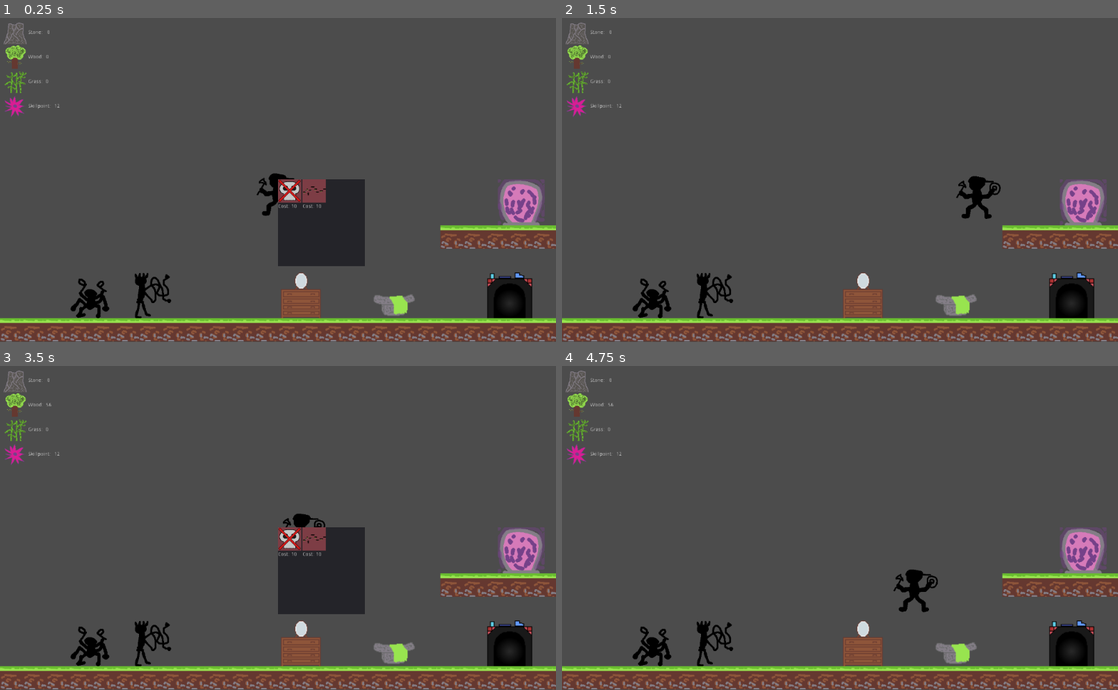
Above: before the commit, frames 1-4 (two rows, left to right).
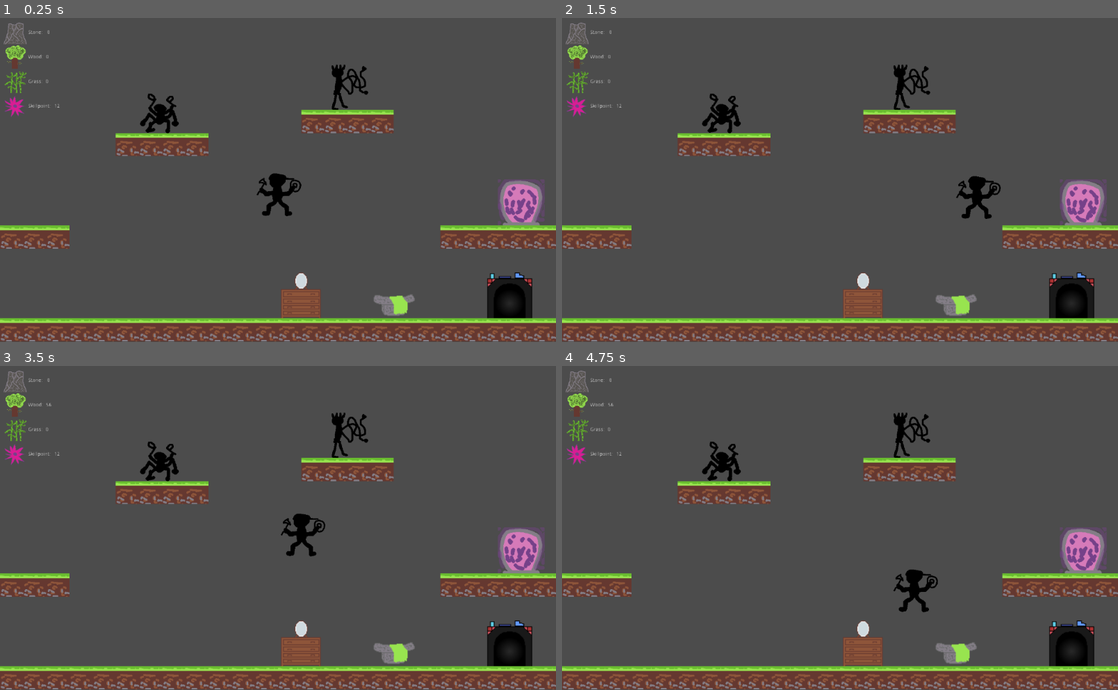
Above: after the commit, the same moments.

Repository: judo347/Project-GatheringPlatform
Game: Godot game, scene res://gamefiles/scenes/World.tscn
Two runs of this game, one before a commit and one after it. Both use one fixed random seed, a clock stepped at 60 frames per second and the inputs below.
Inputs (mouse positions are in pixels of both pictures, inside the frame that each line leads up to):
- Up to frame 1 (0.25 s): no input
- Up to frame 2 (1.5 s): move the mouse to (962, 163) at 0.52 s; hold Right (ui_right) from 0.53 s (still down); click (962, 163) at 0.6 s; tap Up (ui_up) at 0.77 s; move the mouse to (728, 196) at 1.27 s; click (728, 196) at 1.35 s
- Up to frame 3 (3.5 s): tap Up (ui_up) at 1.52, 3.02 s; move the mouse to (333, 456) at 2.02 s; release Right (ui_right) at 2.03 s; hold Left (ui_left) 2.03-2.78 s; click (333, 456) at 2.1 s; move the mouse to (250, 592) at 2.77 s; hold Right (ui_right) from 2.78 s (still down); click (250, 592) at 2.85 s
- Up to frame 4 (4.75 s): move the mouse to (1006, 576) at 3.52 s; click (1006, 576) at 3.6 s; tap Up (ui_up) at 3.77, 4.52 s; move the mouse to (673, 479) at 4.27 s; release Right (ui_right) at 4.28 s; hold Left (ui_left) from 4.28 s (still down); click (673, 479) at 4.35 s

The runs differ from the first frame. In frame 1, 8.9% of the frame differs, in the area x 0-71%, y 14-93%; in frame 2, 4.7%; in frame 3, 8.9%; in frame 4, 4.7%.

Commit message:
Added on char selection, so the de-selected char moves back to their slot. Materials collected in levels are now kept seperate before player leaves level.

Diff:
--- a/Project-Gathering Platform/gamefiles/scenes/GeneratedLevelTemplate.tscn
+++ b/Project-Gathering Platform/gamefiles/scenes/GeneratedLevelTemplate.tscn
@@ -1,9 +1,13 @@
-[gd_scene load_steps=6 format=2]
+[gd_scene load_steps=10 format=2]
 
 [ext_resource path="res://gamefiles/scripts/level_generator.gd" type="Script" id=1]
 [ext_resource path="res://gamefiles/tilesets/tileset02.tres" type="TileSet" id=2]
 [ext_resource path="res://gamefiles/scenes/Player.tscn" type="PackedScene" id=3]
-[ext_resource path="res://gamefiles/scripts/Killzone.gd" type="Script" id=4]
+[ext_resource path="res://gamefiles/scripts/PermanentUILevel.gd" type="Script" id=4]
+[ext_resource path="res://resources/01/Material002.png" type="Texture" id=5]
+[ext_resource path="res://resources/01/Material003.png" type="Texture" id=6]
+[ext_resource path="res://resources/01/Material001.png" type="Texture" id=7]
+[ext_resource path="res://gamefiles/scripts/Killzone.gd" type="Script" id=8]
 
 [sub_resource type="LineShape2D" id=1]
 
@@ -15,7 +19,6 @@
 format = 1
 
 [node name="Player" parent="." instance=ExtResource( 3 )]
-editor/display_folded = true
 
 [node name="Camera2D" type="Camera2D" parent="Player"]
 position = Vector2( -64, -128 )
@@ -24,7 +27,106 @@
 drag_margin_top = 1.0
 drag_margin_bottom = 1.0
 
+[node name="PermanentUI" type="Node2D" parent="Player/Camera2D"]
+position = Vector2( -1024, -598 )
+script = ExtResource( 4 )
+__meta__ = {
+"_edit_group_": true
+}
+
+[node name="MarginContainer" type="MarginContainer" parent="Player/Camera2D/PermanentUI"]
+margin_left = 10.0
+margin_top = 10.0
+margin_right = 10.0
+margin_bottom = 10.0
+
+[node name="HBoxContainer" type="HBoxContainer" parent="Player/Camera2D/PermanentUI/MarginContainer"]
+margin_right = 128.0
+margin_bottom = 218.0
+
+[node name="InfoBars" type="VBoxContainer" parent="Player/Camera2D/PermanentUI/MarginContainer/HBoxContainer"]
+margin_right = 128.0
+margin_bottom = 218.0
+
+[node name="Label" type="Label" parent="Player/Camera2D/PermanentUI/MarginContainer/HBoxContainer/InfoBars"]
+margin_right = 128.0
+margin_bottom = 14.0
+text = "Collected materials:"
+
+[node name="BarStone" type="HBoxContainer" parent="Player/Camera2D/PermanentUI/MarginContainer/HBoxContainer/InfoBars"]
+margin_top = 18.0
+margin_right = 128.0
+margin_bottom = 82.0
+
+[node name="TextureRect" type="TextureRect" parent="Player/Camera2D/PermanentUI/MarginContainer/HBoxContainer/InfoBars/BarStone"]
+margin_right = 64.0
+margin_bottom = 64.0
+texture = ExtResource( 5 )
+
+[node name="Label" type="Label" parent="Player/Camera2D/PermanentUI/MarginContainer/HBoxContainer/InfoBars/BarStone"]
+margin_left = 68.0
+margin_top = 25.0
+margin_right = 112.0
+margin_bottom = 39.0
+text = "Stone: "
+
+[node name="Value" type="Label" parent="Player/Camera2D/PermanentUI/MarginContainer/HBoxContainer/InfoBars/BarStone"]
+margin_left = 116.0
+margin_top = 25.0
+margin_right = 123.0
+margin_bottom = 39.0
+text = "x"
+
+[node name="BarWood" type="HBoxContainer" parent="Player/Camera2D/PermanentUI/MarginContainer/HBoxContainer/InfoBars"]
+margin_top = 86.0
+margin_right = 128.0
+margin_bottom = 150.0
+
+[node name="TextureRect" type="TextureRect" parent="Player/Camera2D/PermanentUI/MarginContainer/HBoxContainer/InfoBars/BarWood"]
+margin_right = 64.0
+margin_bottom = 64.0
+texture = ExtResource( 6 )
+
+[node name="Label" type="Label" parent="Player/Camera2D/PermanentUI/MarginContainer/HBoxContainer/InfoBars/BarWood"]
+margin_left = 68.0
+margin_top = 25.0
+margin_right = 113.0
+margin_bottom = 39.0
+text = "Wood: "
+
+[node name="Value" type="Label" parent="Player/Camera2D/PermanentUI/MarginContainer/HBoxContainer/InfoBars/BarWood"]
+margin_left = 117.0
+margin_top = 25.0
+margin_right = 124.0
+margin_bottom = 39.0
+text = "x"
+
+[node name="BarGrass" type="HBoxContainer" parent="Player/Camera2D/PermanentUI/MarginContainer/HBoxContainer/InfoBars"]
+margin_top = 154.0
+margin_right = 128.0
+margin_bottom = 218.0
+
+[node name="TextureRect" type="TextureRect" parent="Player/Camera2D/PermanentUI/MarginContainer/HBoxContainer/InfoBars/BarGrass"]
+margin_right = 64.0
+margin_bottom = 64.0
+texture = ExtResource( 7 )
+
+[node name="Label" type="Label" parent="Player/Camera2D/PermanentUI/MarginContainer/HBoxContainer/InfoBars/BarGrass"]
+margin_left = 68.0
+margin_top = 25.0
+margin_right = 112.0
+margin_bottom = 39.0
+text = "Grass: "
+
+[node name="Value" type="Label" parent="Player/Camera2D/PermanentUI/MarginContainer/HBoxContainer/InfoBars/BarGrass"]
+margin_left = 116.0
+margin_top = 25.0
+margin_right = 123.0
+margin_bottom = 39.0
+text = "x"
+
 [node name="Killzone_ground" type="Area2D" parent="."]
+editor/display_folded = true
 position = Vector2( 4256, 640 )
 __meta__ = {
 "_edit_group_": true
--- a/Project-Gathering Platform/gamefiles/scenes/World.tscn
+++ b/Project-Gathering Platform/gamefiles/scenes/World.tscn
@@ -31,6 +31,7 @@
 [ext_resource path="res://resources/01/UniqueAbilities_worldFlip001.png" type="Texture" id=29]
 [ext_resource path="res://gamefiles/scripts/PermanentUIManager.gd" type="Script" id=30]
 [ext_resource path="res://gamefiles/scripts/AchievementManager.gd" type="Script" id=31]
+[ext_resource path="res://gamefiles/scripts/CharPathFinding.gd" type="Script" id=32]
 
 [sub_resource type="RectangleShape2D" id=1]
 extents = Vector2( 64, 32 )
@@ -38,20 +39,45 @@
 [sub_resource type="RectangleShape2D" id=2]
 extents = Vector2( 64, 64 )
 
+[sub_resource type="RectangleShape2D" id=3]
+extents = Vector2( 64, 64 )
+
+[sub_resource type="RectangleShape2D" id=4]
+extents = Vector2( 832, 32 )
+
+[sub_resource type="RectangleShape2D" id=5]
+extents = Vector2( 32, 448 )
+
+[sub_resource type="RectangleShape2D" id=6]
+extents = Vector2( 32, 32 )
+
 [sub_resource type="RectangleShape2D" id=7]
 extents = Vector2( 64, 64 )
 
-[sub_resource type="RectangleShape2D" id=3]
-extents = Vector2( 832, 32 )
-
-[sub_resource type="RectangleShape2D" id=4]
-extents = Vector2( 32, 448 )
-
-[sub_resource type="RectangleShape2D" id=5]
-extents = Vector2( 32, 32 )
-
-[sub_resource type="RectangleShape2D" id=6]
-extents = Vector2( 64, 64 )
+[sub_resource type="Curve2D" id=8]
+_data = {
+"points": PoolVector2Array( 0, 0, 0, 0, -672, 64, 0, 0, 0, 0, -576, 64, -28.1294, 35.1618, 28.1294, -35.1618, -544, -128, 0, 0, 0, 0, -448, -192, 0, 0, 0, 0, -320, -192, 0, 0, 0, 0, -192, -192, -42.1942, 0, 42.1942, 0, -96, -256, 0, 0, 0, 0, 64, -256, 0, 0, 0, 0, 192, -256 )
+}
+
+[sub_resource type="Curve2D" id=9]
+_data = {
+"points": PoolVector2Array( 0, 0, 0, 0, 192, -256, 0, 0, 0, 0, 64, -256, 62.5773, 1.36038, -62.5773, -1.36038, 0, -320, 0, 0, 0, 0, -192, -192, 0, 0, 0, 0, -448, -192, 68.0188, -12.2434, -68.0188, 12.2434, -512, -256, 0, 0, 0, 0, -576, 64, 0, 0, 0, 0, -672, 64 )
+}
+
+[sub_resource type="Curve2D" id=10]
+_data = {
+"points": PoolVector2Array( 0, 0, 0, 0, -672, 64, 0, 0, 0, 0, -576, 64, -34.0094, 40.8113, 34.0094, -40.8113, -544, -128, 0, 0, 0, 0, -448, -192, 0, 0, 0, 0, -320, -192 )
+}
+
+[sub_resource type="Curve2D" id=11]
+_data = {
+"points": PoolVector2Array( 0, 0, 0, 0, 192, -256, 0, 0, 0, 0, 64, -256, 74.8207, -25.8471, -74.8207, 25.8471, -64, -320, 0, 0, 0, 0, -192, -192, 0, 0, 0, 0, -320, -192 )
+}
+
+[sub_resource type="Curve2D" id=12]
+_data = {
+"points": PoolVector2Array( 0, 0, 0, 0, -320, -192, 0, 0, 0, 0, -448, -192, 43.7129, -58.7863, -43.7129, 58.7863, -544, -256, 0, 0, 0, 0, -576, 64, 0, 0, 0, 0, -672, 64 )
+}
 
 [node name="World" type="Node"]
 
@@ -60,6 +86,7 @@
 zoom = Vector2( 1.5, 1.5 )
 
 [node name="Benches" type="Node" parent="."]
+editor/display_folded = true
 script = ExtResource( 1 )
 
 [node name="Converter" type="Area2D" parent="Benches"]
@@ -112,65 +139,66 @@
 
 [node name="Bottom" type="CollisionShape2D" parent="OutOfBounds/StaticBody2D"]
 position = Vector2( 0, 480 )
-shape = SubResource( 3 )
+shape = SubResource( 4 )
 
 [node name="Left" type="CollisionShape2D" parent="OutOfBounds/StaticBody2D"]
 position = Vector2( -800, 0 )
-shape = SubResource( 4 )
+shape = SubResource( 5 )
 
 [node name="Right" type="CollisionShape2D" parent="OutOfBounds/StaticBody2D"]
 position = Vector2( 800, 0 )
-shape = SubResource( 4 )
+shape = SubResource( 5 )
 
 [node name="Top" type="CollisionShape2D" parent="OutOfBounds/StaticBody2D"]
 position = Vector2( 0, -480 )
-shape = SubResource( 3 )
+shape = SubResource( 4 )
 
 [node name="CharacterSelection" type="Node2D" parent="."]
 editor/display_folded = true
 script = ExtResource( 9 )
 
 [node name="Slot1" type="Area2D" parent="CharacterSelection"]
-position = Vector2( -672, 320 )
+editor/display_folded = true
+position = Vector2( -672, 64 )
 __meta__ = {
 "_edit_group_": true
 }
 
 [node name="CollisionShape2D" type="CollisionShape2D" parent="CharacterSelection/Slot1"]
 scale = Vector2( 2, 2 )
-shape = SubResource( 5 )
+shape = SubResource( 6 )
 
 [node name="Sprite" type="Sprite" parent="CharacterSelection/Slot1"]
 texture = ExtResource( 10 )
 
 [node name="Slot2" type="Area2D" parent="CharacterSelection"]
-position = Vector2( -512, 320 )
+editor/display_folded = true
+position = Vector2( -320, -192 )
 __meta__ = {
 "_edit_group_": true
 }
 
 [node name="CollisionShape2D" type="CollisionShape2D" parent="CharacterSelection/Slot2"]
 scale = Vector2( 2, 2 )
-shape = SubResource( 5 )
+shape = SubResource( 6 )
 
 [node name="Sprite" type="Sprite" parent="CharacterSelection/Slot2"]
 texture = ExtResource( 11 )
 
 [node name="Slot3" type="Area2D" parent="CharacterSelection"]
-position = Vector2( -352, 320 )
+position = Vector2( 192, -256 )
 __meta__ = {
 "_edit_group_": true
 }
 
 [node name="CollisionShape2D" type="CollisionShape2D" parent="CharacterSelection/Slot3"]
 scale = Vector2( 2, 2 )
-shape = SubResource( 5 )
+shape = SubResource( 6 )
 
 [node name="Sprite" type="Sprite" parent="CharacterSelection/Slot3"]
 texture = ExtResource( 12 )
 
 [node name="Portal" type="Area2D" parent="."]
-editor/display_folded = true
 position = Vector2( 672, 64 )
 script = ExtResource( 13 )
 __meta__ = {
@@ -181,14 +209,15 @@
 texture = ExtResource( 14 )
 
 [node name="CollisionShape2D" type="CollisionShape2D" parent="Portal"]
-shape = SubResource( 6 )
+shape = SubResource( 7 )
 
 [node name="TileMap" type="TileMap" parent="."]
 tile_set = ExtResource( 15 )
 format = 1
-tile_data = PoolIntArray( 131079, 0, 0, 131080, 0, 0, 131081, 0, 0 …(366 unchanged characters)…
+tile_data = PoolIntArray( -196607, 0, 0, -196606, 0, 0, -196605, 0, 0, -196604, 0, 0, -65543, 0, 0, -65542, 0, 0, -65541, 0, 0, -65540, 0, 0, 196596, 0, 0, 196597, 0, 0, 196598, 0, 0, 131079, 0, 0, 131080, 0, 0, 131081, 0, 0 …(366 unchanged characters)…
 
 [node name="UImaster" type="Node" parent="."]
+editor/display_folded = true
 script = ExtResource( 16 )
 
 [node name="MaterialConverter" type="Panel" parent="UImaster"]
@@ -313,6 +342,8 @@
 texture = ExtResource( 20 )
 
 [node name="CharModder" type="Panel" parent="UImaster"]
+editor/display_folded = true
+visible = false
 margin_right = 240.0
 margin_bottom = 240.0
 script = ExtResource( 23 )
@@ -375,6 +406,8 @@
 text = "Cost: x"
 
 [node name="UniqueAbilities" type="Panel" parent="UImaster"]
+editor/display_folded = true
+visible = false
 margin_right = 240.0
 margin_bottom = 240.0
 script = ExtResource( 27 )
@@ -437,12 +470,10 @@
 text = "Cost: x"
 
 [node name="PermanentUI" type="Node2D" parent="UImaster"]
-editor/display_folded = true
 position = Vector2( -768, -448 )
 script = ExtResource( 30 )
 
 [node name="MarginContainer" type="MarginContainer" parent="UImaster/PermanentUI"]
-editor/display_folded = true
 margin_left = 10.0
 margin_top = 10.0
 margin_right = 10.0
@@ -563,6 +594,80 @@
 margin_bottom = 896.0
 
 [node name="VBoxContainer" type="VBoxContainer" parent="UImaster/UIFullscreens/AchievementMenu/ScrollContainer"]
+
+[node name="CharPathFinding" type="Node" parent="."]
+script = ExtResource( 32 )
+
+[node name="Slot1To3" type="Path2D" parent="CharPathFinding"]
+curve = SubResource( 8 )
+
+[node name="PathFollow2D" type="PathFollow2D" parent="CharPathFinding/Slot1To3"]
+position = Vector2( -672, 64 )
+rotate = false
+loop = false
+
+[node name="Sprite" type="Sprite" parent="CharPathFinding/Slot1To3/PathFollow2D"]
+visible = false
+texture = ExtResource( 12 )
+
+[node name="Slot3To1" type="Path2D" parent="CharPathFinding"]
+curve = SubResource( 9 )
+
+[node name="PathFollow2D" type="PathFollow2D" parent="CharPathFinding/Slot3To1"]
+position = Vector2( 192, -256 )
+rotation = 3.14159
+rotate = false
+loop = false
+
+[node name="Sprite" type="Sprite" parent="CharPathFinding/Slot3To1/PathFollow2D"]
+visible = false
+texture = ExtResource( 10 )
+
+[node name="Slot1To2" type="Path2D" parent="CharPathFinding"]
+curve = SubResource( 10 )
+
+[node name="PathFollow2D" type="PathFollow2D" parent="CharPathFinding/Slot1To2"]
+position = Vector2( -672, 64 )
+rotate = false
+loop = false
+
+[node name="Sprite" type="Sprite" parent="CharPathFinding/Slot1To2/PathFollow2D"]
+visible = false
+texture = ExtResource( 11 )
+
+[node name="Slot3To2" type="Path2D" parent="CharPathFinding"]
+curve = SubResource( 11 )
+
+[node name="PathFollow2D" type="PathFollow2D" parent="CharPathFinding/Slot3To2"]
+position = Vector2( 192, -256 )
+rotate = false
+loop = false
+
+[node name="Sprite" type="Sprite" parent="CharPathFinding/Slot3To2/PathFollow2D"]
+visible = false
+texture = ExtResource( 11 )
+
+[node name="Slot2To1" type="Path2D" parent="CharPathFinding"]
+curve = SubResource( 12 )
+
+[node name="PathFollow2D" type="PathFollow2D" parent="CharPathFinding/Slot2To1"]
+position = Vector2( -320, -192 )
+rotate = false
+loop = false
+
+[node name="Sprite" type="Sprite" parent="CharPathFinding/Slot2To1/PathFollow2D"]
+visible = false
+texture = ExtResource( 10 )
+
+[node name="Slot2To3" type="Path2D" parent="CharPathFinding"]
+
+[node name="PathFollow2D" type="PathFollow2D" parent="CharPathFinding/Slot2To3"]
+position = Vector2( -320, -192 )
+rotate = false
+loop = false
+
+[node name="Sprite" type="Sprite" parent="CharPathFinding/Slot2To3/PathFollow2D"]
+visible = false
 [connection signal="body_entered" from="CharacterSelection/Slot1" to="CharacterSelection" method="_on_Area2D_body_entered" binds= [ 1 ]]
 [connection signal="body_exited" from="CharacterSelection/Slot1" to="CharacterSelection" method="_on_Area2D_body_exited" binds= [ 1 ]]
 [connection signal="body_entered" from="CharacterSelection/Slot2" to="CharacterSelection" method="_on_Area2D_body_entered" binds= [ 2 ]]
--- /dev/null
+++ b/Project-Gathering Platform/gamefiles/scripts/CharPathFinding.gd
@@ -0,0 +1,43 @@
+extends Node
+
+const MOVEMENT_SPEED = 350
+var current_moving_pathFollow2D = null
+var current_moving_char_id = null
+
+# Called when the node enters the scene tree for the first time.
+func _ready():
+	pass # Replace with function body.
+
+func _process(delta):
+	if current_moving_pathFollow2D != null:
+		# Has it reached end of path?
+		if current_moving_pathFollow2D.get_unit_offset() > 0.99: # Done moving
+			current_moving_pathFollow2D.get_node("Sprite").visible = false
+			match current_moving_char_id:
+				1: get_parent().get_node("CharacterSelection/Slot1/Sprite").show()
+				2: get_parent().get_node("CharacterSelection/Slot2/Sprite").show()
+				3: get_parent().get_node("CharacterSelection/Slot3/Sprite").show()
+			current_moving_pathFollow2D.set_offset(0)
+			current_moving_pathFollow2D = null
+			current_moving_char_id = null
+		else:
+			current_moving_pathFollow2D.set_offset(current_moving_pathFollow2D.get_offset() + MOVEMENT_SPEED * delta)
+
+func move_char(from, to):
+
+	var path
+	current_moving_char_id = to
+
+	match from:
+		1: match to:
+			2: path = get_node("Slot1To2")
+			3: path = get_node("Slot1To3")
+		2: match to:
+			1: path = get_node("Slot2To1")
+			3: path = get_node("Slot2To3")
+		3: match to:
+			1: path = get_node("Slot3To1")
+			2: path = get_node("Slot3To2")
+
+	path.get_node("PathFollow2D/Sprite").show()
+	current_moving_pathFollow2D = path.get_node("PathFollow2D")
--- a/Project-Gathering Platform/gamefiles/scripts/CharacterSelectionManager.gd
+++ b/Project-Gathering Platform/gamefiles/scripts/CharacterSelectionManager.gd
@@ -12,8 +12,6 @@
 		enums.CharacterEnum.ONE: get_node("Slot1/Sprite").hide()
 		enums.CharacterEnum.TWO: get_node("Slot2/Sprite").hide()
 		enums.CharacterEnum.THREE: get_node("Slot3/Sprite").hide()
-
-	pass # Replace with function body.
 
 func _on_Area2D_body_entered(body, extra_arg_0):
 
--- a/Project-Gathering Platform/gamefiles/scripts/Killzone.gd
+++ b/Project-Gathering Platform/gamefiles/scripts/Killzone.gd
@@ -9,6 +9,6 @@
 	# get_parent().get_parent().get_node("Player").queue_free()
 
 	# Death penalty
-	playerInventory.trigger_deathPenalty()
+	playerInventory.collect_materials(false)
 
 	get_tree().change_scene("gamefiles/scenes/World.tscn")
--- a/Project-Gathering Platform/gamefiles/scripts/Material.gd
+++ b/Project-Gathering Platform/gamefiles/scripts/Material.gd
@@ -19,6 +19,7 @@
 	for body in bodies:
 		if body.name == "Player":
 			# Player is touching material
-			playerInventory.add_material(material_type, material_amount)
+			playerInventory.add_collected_material(material_type, material_amount)
+			get_parent().get_parent().get_node("Player/Camera2D/PermanentUI").update_labels()
 			print("Added material to player inventory") # TODO replace with functionality
 			queue_free()
--- /dev/null
+++ b/Project-Gathering Platform/gamefiles/scripts/PermanentUILevel.gd
@@ -0,0 +1,29 @@
+extends Node2D
+
+var label_wood_value = null
+var label_stone_value = null
+var label_grass_value = null
+
+# Called when the node enters the scene tree for the first time.
+func _ready():
+	label_grass_value = get_node("MarginContainer/HBoxContainer/InfoBars/BarGrass/Value")
+	label_stone_value = get_node("MarginContainer/HBoxContainer/InfoBars/BarStone/Value")
+	label_wood_value = get_node("MarginContainer/HBoxContainer/InfoBars/BarWood/Value")
+
+	update_labels()
+
+func update_labels():
+	set_material_label_values(playerInventory.material_wood_count_level_collected,
+								playerInventory.material_grass_count_level_collected,
+								playerInventory.material_stone_count_level_collected)
+
+func set_material_label_values(amount_wood, amount_grass, amount_stone):
+	set_material_label_value(enums.MaterialEnum.GRASS, amount_grass)
+	set_material_label_value(enums.MaterialEnum.WOOD, amount_wood)
+	set_material_label_value(enums.MaterialEnum.STONE, amount_stone)
+
+func set_material_label_value(type, amount):
+	match type:
+		enums.MaterialEnum.GRASS: label_grass_value.text = str(amount)
+		enums.MaterialEnum.WOOD: label_wood_value.text = str(amount)
+		enums.MaterialEnum.STONE: label_stone_value.text = str(amount)
--- a/Project-Gathering Platform/gamefiles/scripts/autoload/playerInventory.gd
+++ b/Project-Gathering Platform/gamefiles/scripts/autoload/playerInventory.gd
@@ -3,6 +3,10 @@
 var material_grass_count = 0
 var material_wood_count = 0
 var material_stone_count = 0
+
+var material_grass_count_level_collected = 0
+var material_wood_count_level_collected = 0
+var material_stone_count_level_collected = 0
 
 var skillpoints = 12 #TODO DEBUG: default = 0
 
@@ -30,21 +34,41 @@
 
 	debug_print() # TODO temp debugging
 
-func trigger_deathPenalty():
-	if playerData.is_noDeathPenalty_enabled:
-		return
+func add_collected_material(type, amount):
+	match type:
+		enums.MaterialEnum.GRASS:
+			material_grass_count_level_collected += amount
+		enums.MaterialEnum.STONE:
+			material_stone_count_level_collected += amount
+		enums.MaterialEnum.WOOD:
+			material_wood_count_level_collected += amount
 
-	var keep_percent = ((100 - float(global_variables.death_penalty_percent)) / 100)
+# Called on transfer from level to homebase
+func collect_materials(isLevelCompleted):
+	if isLevelCompleted || playerData.is_noDeathPenalty_enabled:
+		material_grass_count += material_grass_count_level_collected
+		material_stone_count += material_stone_count_level_collected
+		material_wood_count += material_wood_count_level_collected
 
-	print("Death penalty triggered!")
-	print("Keep % = ", keep_percent)
+	else:
+		var keep_percent = ((100 - float(global_variables.death_penalty_percent)) / 100)
+		material_grass_count += floor(material_grass_count_level_collected * keep_percent)
+		material_stone_count += floor(material_stone_count_level_collected * keep_percent)
+		material_wood_count += floor(material_wood_count_level_collected * keep_percent)
 
-	material_grass_count = material_grass_count * keep_percent
-	material_stone_count = material_stone_count * keep_percent
-	material_wood_count = material_wood_count * keep_percent
+	reset_collected_materials()
+
+func reset_collected_materials():
+	material_grass_count_level_collected = 0
+	material_wood_count_level_collected = 0
+	material_stone_count_level_collected = 0
 
 func debug_print():
 	print("Player inventory report:")
 	print("Grass amount: ", material_grass_count)
 	print("Wood amount: ", material_wood_count)
 	print("Stone amount: ", material_stone_count)
+	print("Player collected  report:")
+	print("Grass amount: ", material_grass_count_level_collected)
+	print("Wood amount: ", material_wood_count_level_collected)
+	print("Stone amount: ", material_stone_count_level_collected)
--- a/Project-Gathering Platform/gamefiles/scripts/autoload/utilities.gd
+++ b/Project-Gathering Platform/gamefiles/scripts/autoload/utilities.gd
@@ -6,3 +6,9 @@
 
 	return (randi()%(val_max-val_min+1))+val_min
 	# return (randi()%(val_max+1))+val_min
+
+func character_enum_to_int(type):
+	match type:
+		enums.CharacterEnum.ONE: return 1
+		enums.CharacterEnum.TWO: return 2
+		enums.CharacterEnum.THREE: return 3
--- a/Project-Gathering Platform/gamefiles/scripts/playerKinematicBody.gd
+++ b/Project-Gathering Platform/gamefiles/scripts/playerKinematicBody.gd
@@ -117,14 +117,22 @@
 
 func change_character(type):
 
+	var charPathFind_int_to = utilities.character_enum_to_int(playerData.currentCharacter)
+	var chatPathFind_int_from = utilities.character_enum_to_int(type)
+
 	# Place the de-seleted char back into its slot
-	match playerData.currentCharacter:
-		enums.CharacterEnum.ONE:
-			get_parent().get_node("CharacterSelection/Slot1/Sprite").show()
-		enums.CharacterEnum.TWO:
-			get_parent().get_node("CharacterSelection/Slot2/Sprite").show()
-		enums.CharacterEnum.THREE:
-			get_parent().get_node("CharacterSelection/Slot3/Sprite").show()
+	get_parent().get_node("CharPathFinding").move_char(chatPathFind_int_from, charPathFind_int_to)
+
+#	match playerData.currentCharacter: #TODO remove, not nessesary
+#		enums.CharacterEnum.ONE:
+#			#get_parent().get_node("CharacterSelection/Slot1/Sprite").show()
+#			get_parent().get_node("CharPathFinding").move_char(chatPathFind_int_from, charPathFind_int_to)
+#		enums.CharacterEnum.TWO:
+#			get_parent().get_node("CharacterSelection/Slot2/Sprite").show()
+#			get_parent().get_node("CharPathFinding").move_char(chatPathFind_int_from, charPathFind_int_to)
+#		enums.CharacterEnum.THREE:
+#			get_parent().get_node("CharacterSelection/Slot3/Sprite").show()
+#			get_parent().get_node("CharPathFinding").move_char(chatPathFind_int_from, charPathFind_int_to)
 
 	# Change to the new character
 	match type:
Not shown: 1 places in Project-Gathering Platform/gamefiles/scenes/GeneratedLevelTemplate.tscn that only renumber resources
Not shown: 2 places in Project-Gathering Platform/gamefiles/scenes/World.tscn that only renumber resources
